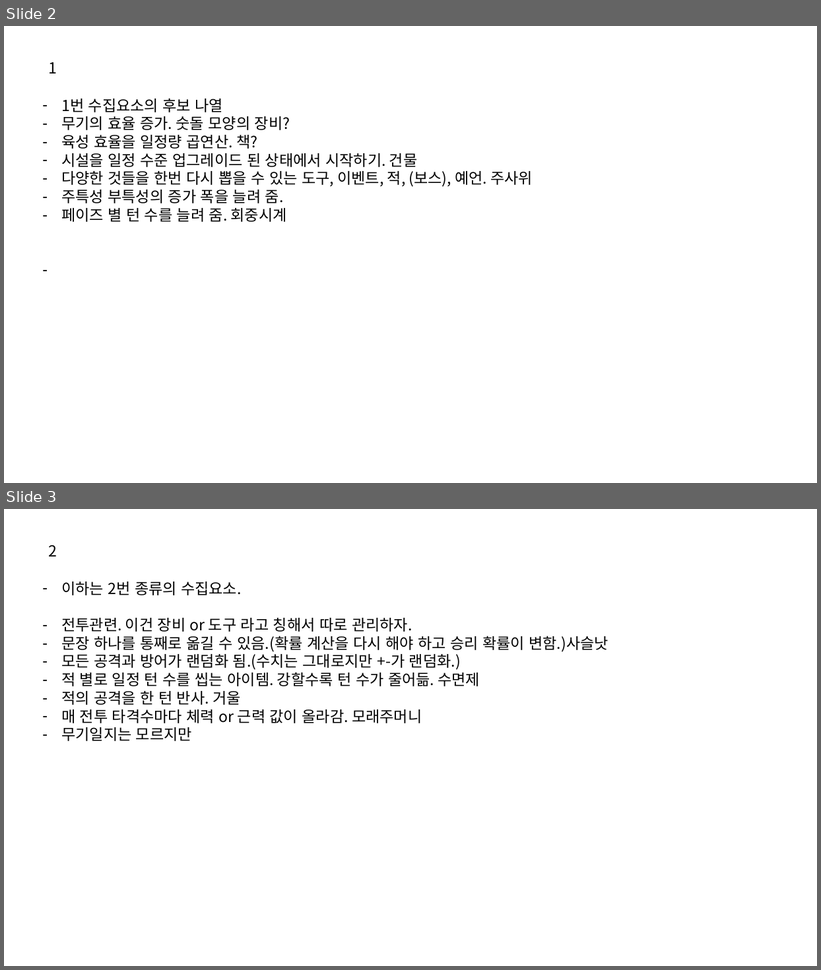
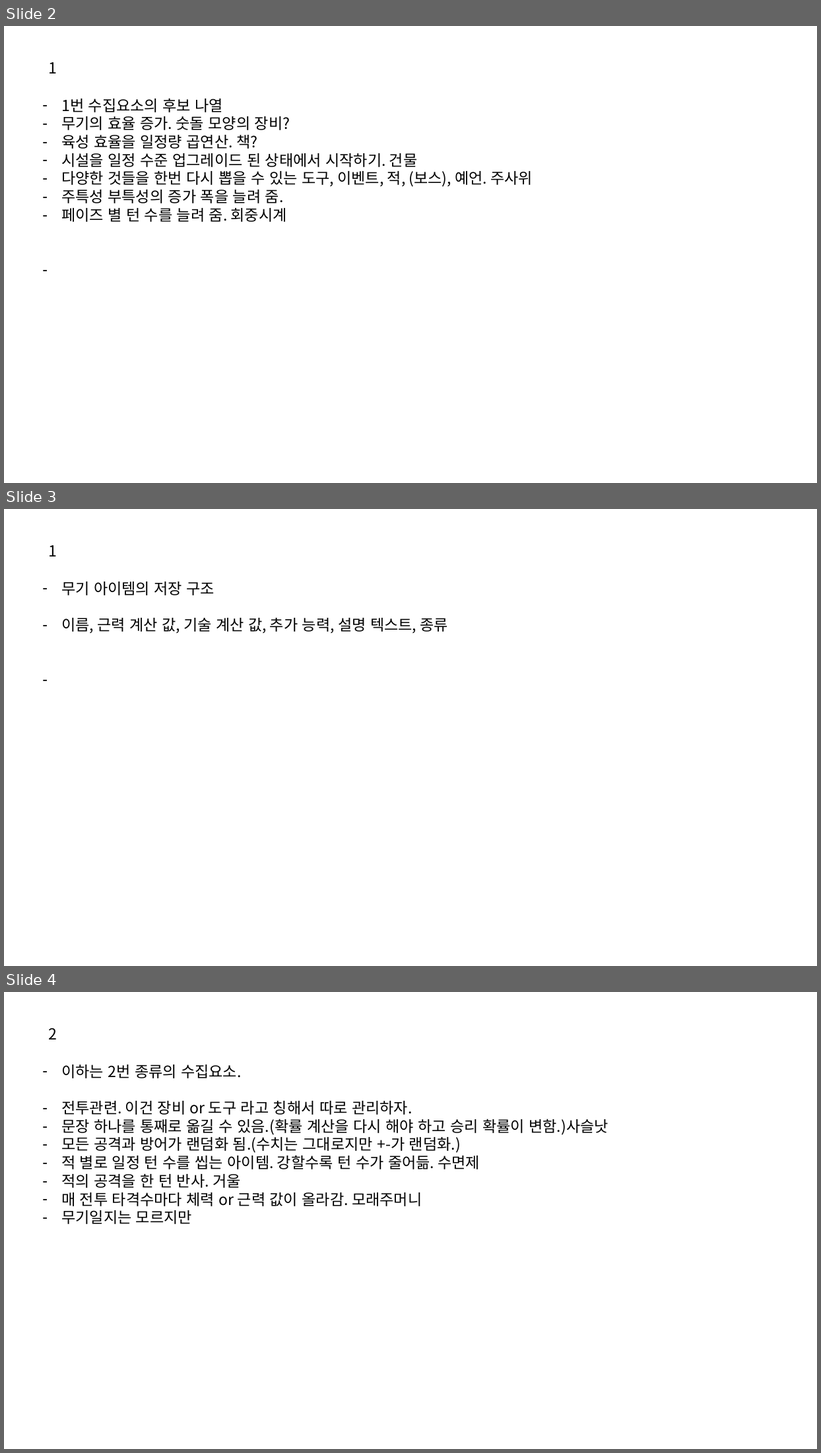
Before and after one commit to IdfKLeh/capstone, a slide deck: 수집요소.pptx. Shown one above the other, each under a label of ours: slides 2 and 3 before the commit, slides 2, 3 and 4 after it. The pictures are 821x970 and 821x1453 pixels, drawn with LibreOffice and Linux fonts; fonts in the diff are those of the drawing. Boxes give left, top, right and bottom in pixels: in the first picture for what was removed or moved away, otherwise in the second. Text is boxed around its words. In the diff, an @@ line names an element or a change of style, - is before the commit and + after.

Commit message:
전투 관련 설정 추가

```diff
--- a/수집요소.pptx
+++ b/수집요소.pptx
@@ slide 3 added at (4, 509, 817, 966), background #FFFFFF @@
@@ text added at (48, 545, 57, 557), 18 pt, text #000000 @@
+1
@@ text added at (61, 582, 448, 633), 18 pt, text #000000 @@
+– 무기 아이템의 저장 구조
+– 이름, 근력 계산 값, 기술 계산 값, 추가 능력, 설명 텍스트, 종류
@@ what was slide 3 is now slide 4 @@
```
Also in this commit, not shown: 3 other files.
